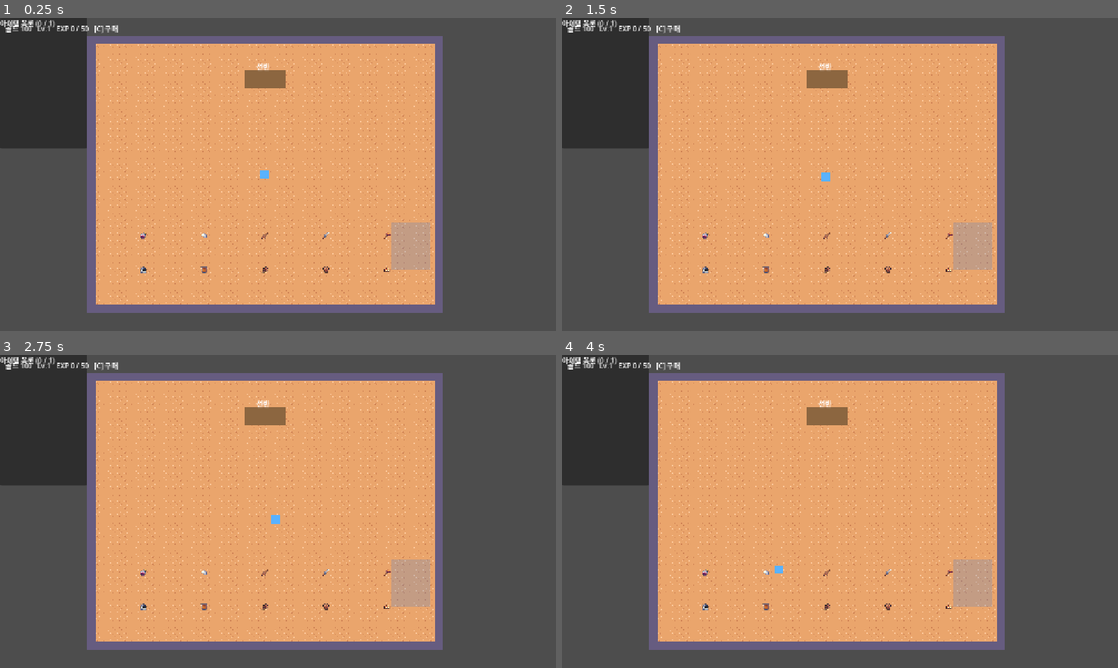
Above: before the commit, frames 1-4 (two rows, left to right).
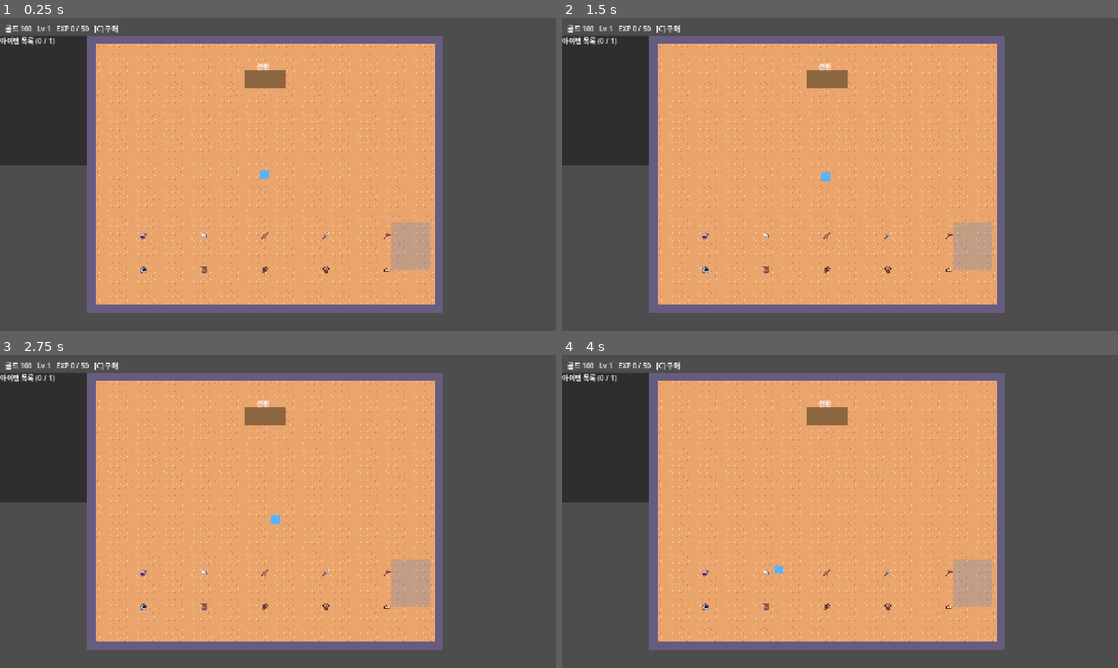
Above: after the commit, the same moments.

Repository: JaeyoungMyo/TheBetweenkeeper
Game: Godot game, scene res://scenes/storage/tutorial_storage.tscn
Same seed, same stepped clock (60 frames per second), same inputs: the game is played once before the commit and once after it.
Inputs (mouse positions are in pixels of both pictures, inside the frame that each line leads up to):
- Up to frame 1 (0.25 s): no input
- Up to frame 2 (1.5 s): tap Enter at 0.5 s; drag from (840, 174) to (895, 105) at 0.52 s; tap Space at 1.25 s; drag from (728, 190) to (812, 237) at 1.27 s
- Up to frame 3 (2.75 s): tap Enter at 2 s; move the mouse to (333, 442) at 2.02 s; hold D (move_right) from 2.03 s (still down); tap 1 (slot_1) at 2.1 s
- Up to frame 4 (4 s): release D (move_right) at 2.75 s; drag from (812, 574) to (673, 464) at 2.77 s; tap Space at 3.5 s; move the mouse to (1006, 558) at 3.52 s; hold A (move_left) from 3.53 s (still down); tap 3 (slot_3) at 3.6 s

The runs differ from the first frame. In frame 1, 1.6% of the frame differs, in the area x 0-16%, y 0-48%; in frame 2, 1.6%; in frame 3, 1.6%; in frame 4, 1.6%.

Commit message:
아이템 목록을 상단 HUD 아래로 이동 (화면 확인 후 보정)
Co-Authored-By: Claude Haiku 5.5 <noreply@anthropic.com>
Claude-Session: https://claude.ai/code/session_0121nzt2UG16d76XWYTLiz1b

Diff:
--- a/scripts/storage/storage_room.gd
+++ b/scripts/storage/storage_room.gd
@@ -126,7 +126,7 @@
 	_map.gui_input.connect(_on_map_input)
 	layer.add_child(_map)
 	list_panel = preload("res://scenes/ui_storage/item_list_panel.tscn").instantiate()
-	list_panel.position = Vector2(0, 0)
+	list_panel.position = Vector2(0, 40)
 	layer.add_child(list_panel)
 	list_panel.take_out_requested.connect(_on_take_out)
 	shelf_panel = preload("res://scenes/ui_storage/shelf_panel.tscn").instantiate()
Not shown, changed: TEST.md
Not shown, changed: aidlc-docs/audit.md
